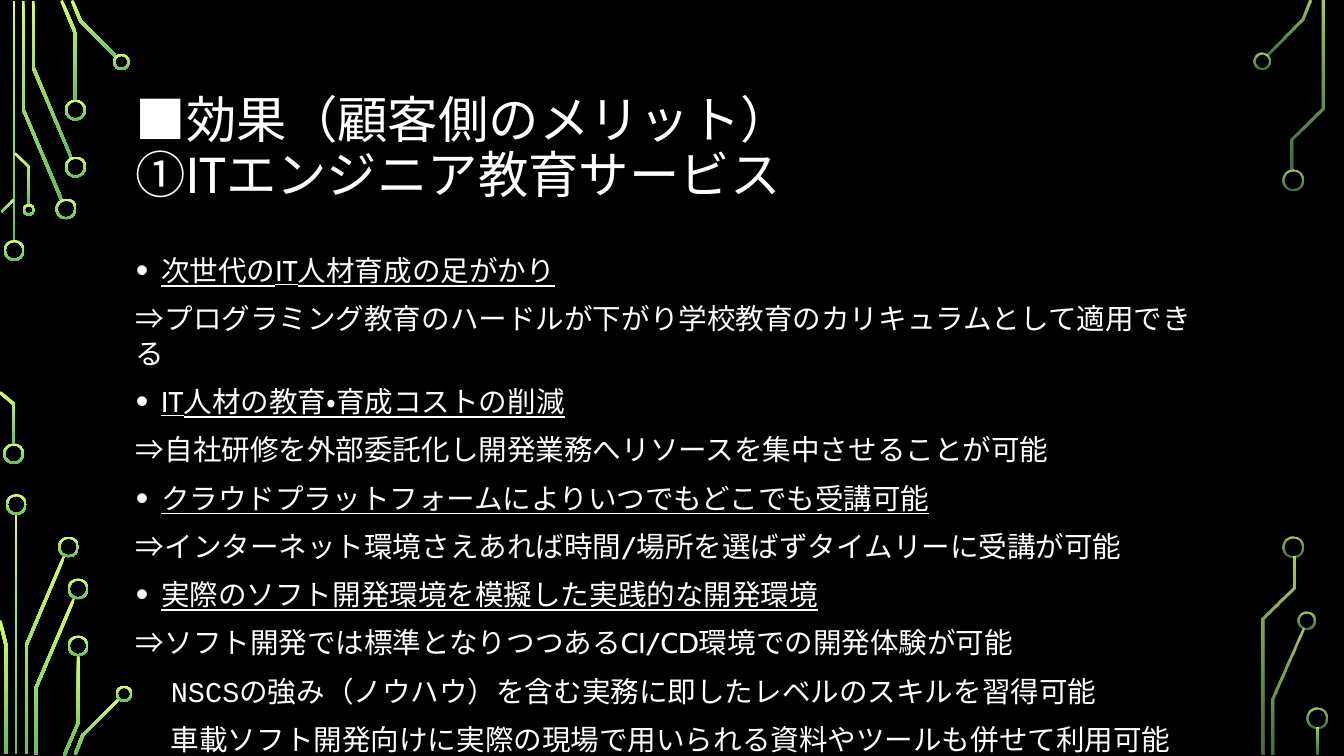
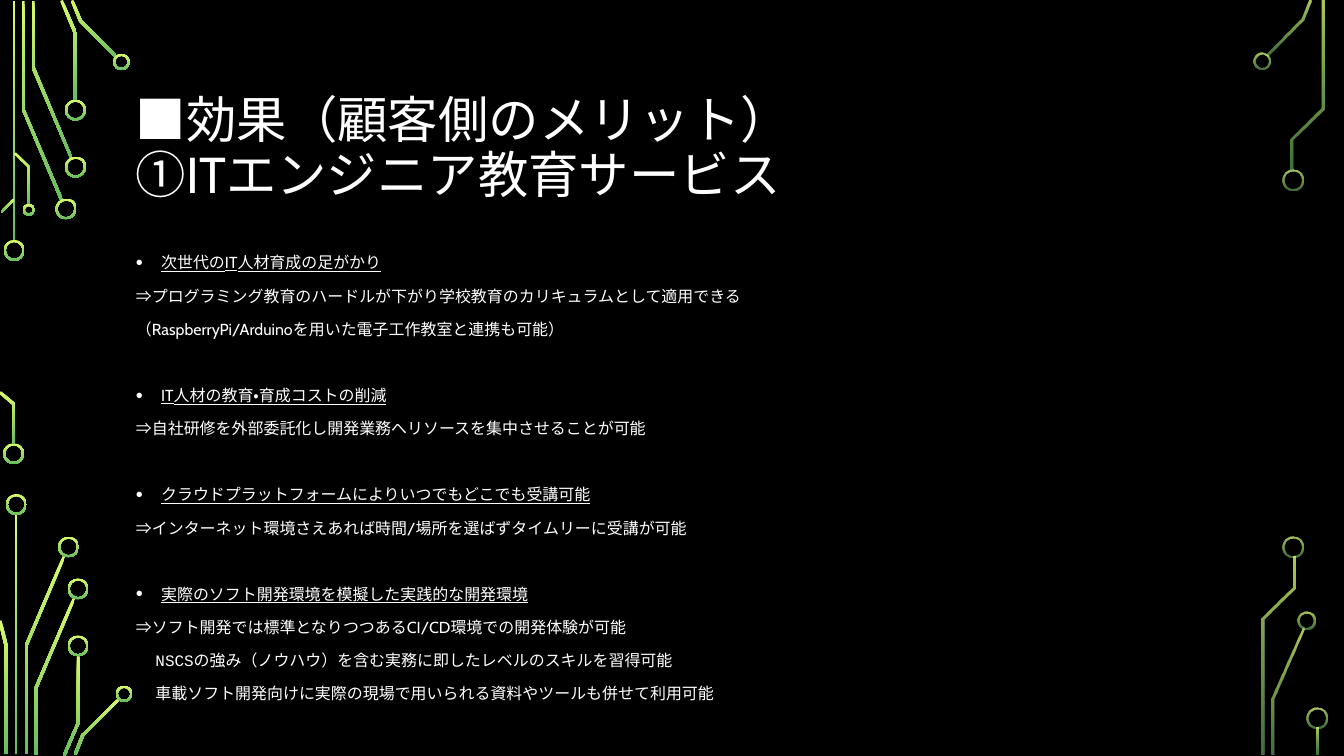
Before and after one commit to SITH-YN/PythonTool, a slide deck: slide 15 of Temp/39期ビジネスアイディア.pptx. Drawn at 1344x756 pixels with LibreOffice and Linux fonts; fonts in the diff are those of the drawing; background and template pictures are left out. Boxes give left, top, right and bottom in pixels: in the first picture for what was removed or moved away, otherwise in the second. Text is boxed around its words. In the diff, an @@ line names an element or a change of style, - is before the commit and + after.

Commit message:
Edit

```diff
--- a/Temp/39期ビジネスアイディア.pptx
+++ b/Temp/39期ビジネスアイディア.pptx
@@ text at [136, 254, 741, 701]: size 20.4 to 11.4 pt in "次世代のIT人材育成の足がかり", "⇒プログラミング教育のハードルが下がり学校教育のカリキュラムとして適用できる", "IT人材の教育・育成コストの削減", "⇒自社研修を外部委託化し開発業務へリソースを集中させることが可能" and 6 more places @@
@@ text at [136, 321, 564, 339]: paragraph added @@
+（RaspberryPi/Arduinoを用いた電子工作教室と連携も可能）
```
Also in this commit, not shown: 1 other slide changed, 2 slides added.
